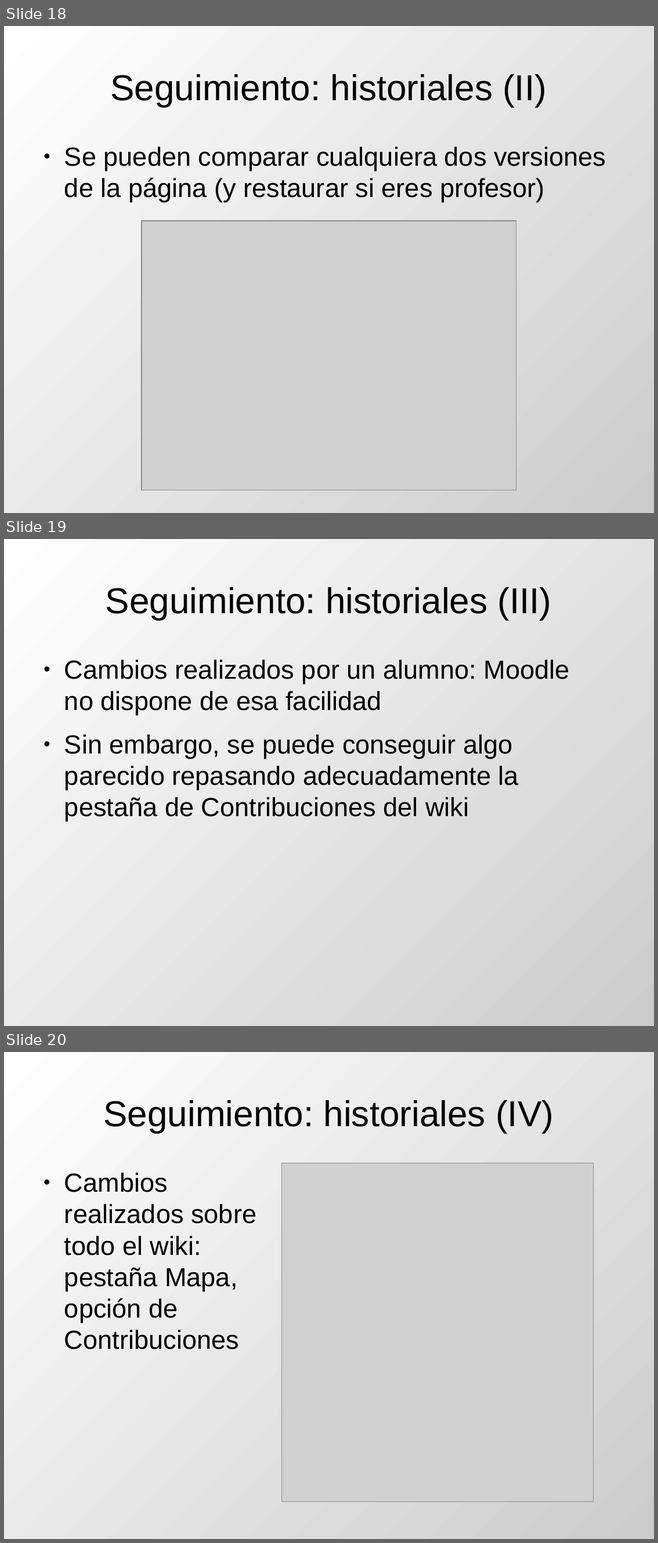
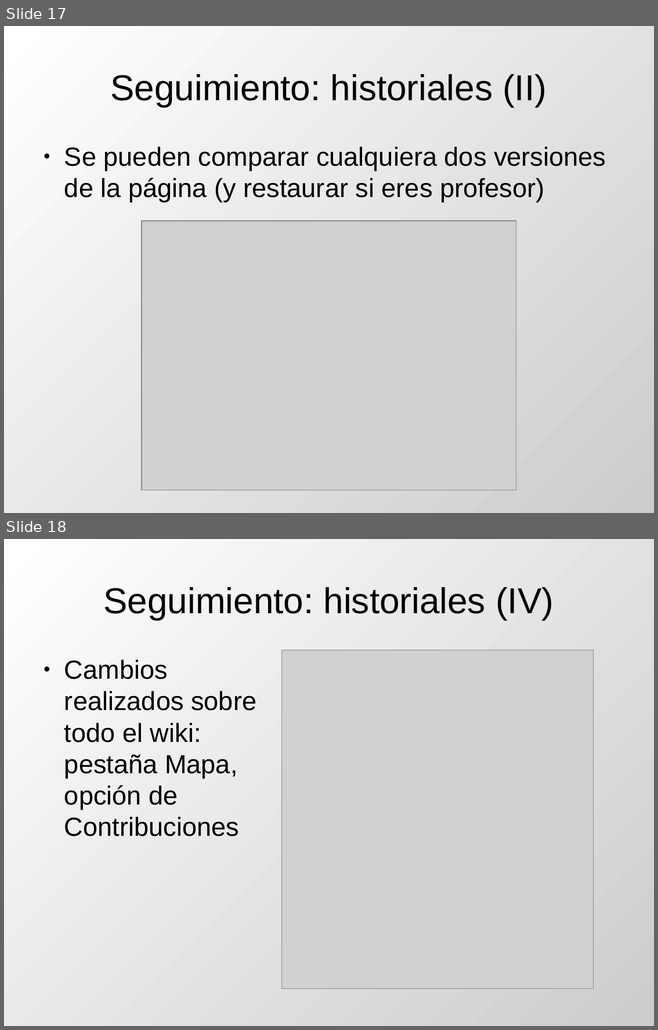
Before and after one commit to DrPantera/wikis4education, a slide deck: uca-2017/tema-3-WikisEnMoodle.odp. Shown one above the other, each under a label of ours: slides 18, 19 and 20 before the commit, slides 17 and 18 after it. The pictures are 658x1543 and 658x1030 pixels, drawn with LibreOffice and Linux fonts; fonts in the diff are those of the drawing; grey boxes stand for pictures. Boxes give left, top, right and bottom in pixels: in the first picture for what was removed or moved away, otherwise in the second. Text is boxed around its words. In the diff, an @@ line names an element or a change of style, - is before the commit and + after.

```diff
--- a/uca-2017/tema-3-WikisEnMoodle.odp
+++ b/uca-2017/tema-3-WikisEnMoodle.odp
@@ slide 19 removed at bbox=[4, 539, 654, 1026], background gradient #FFFFFF to #CCCCCC @@
@@ title removed at bbox=[106, 587, 552, 620] @@
-Seguimiento: historiales (III)
@@ text removed at bbox=[64, 660, 570, 821] @@
-● Cambios realizados por un alumno: Moodle no dispone de esa facilidad
-● Sin embargo, se puede conseguir algo parecido repasando adecuadamente la pestaña de Contribuciones del wiki
@@ what was slide 18 is now slide 17 @@
@@ what was slide 20 is now slide 18 @@
```
Also in this commit, not shown: 7 slides changed, 3 other slides removed, 7 other files.
